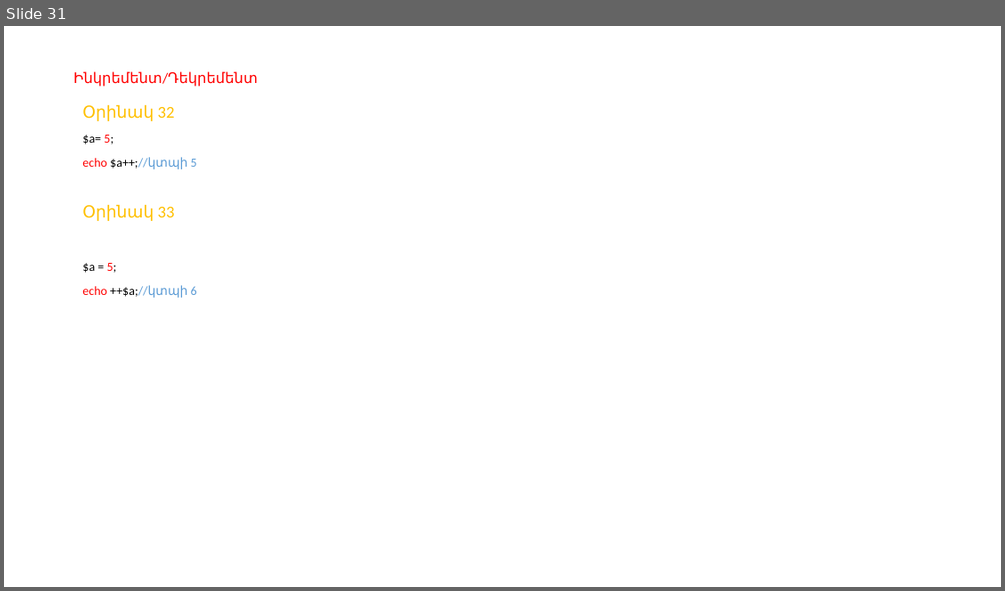
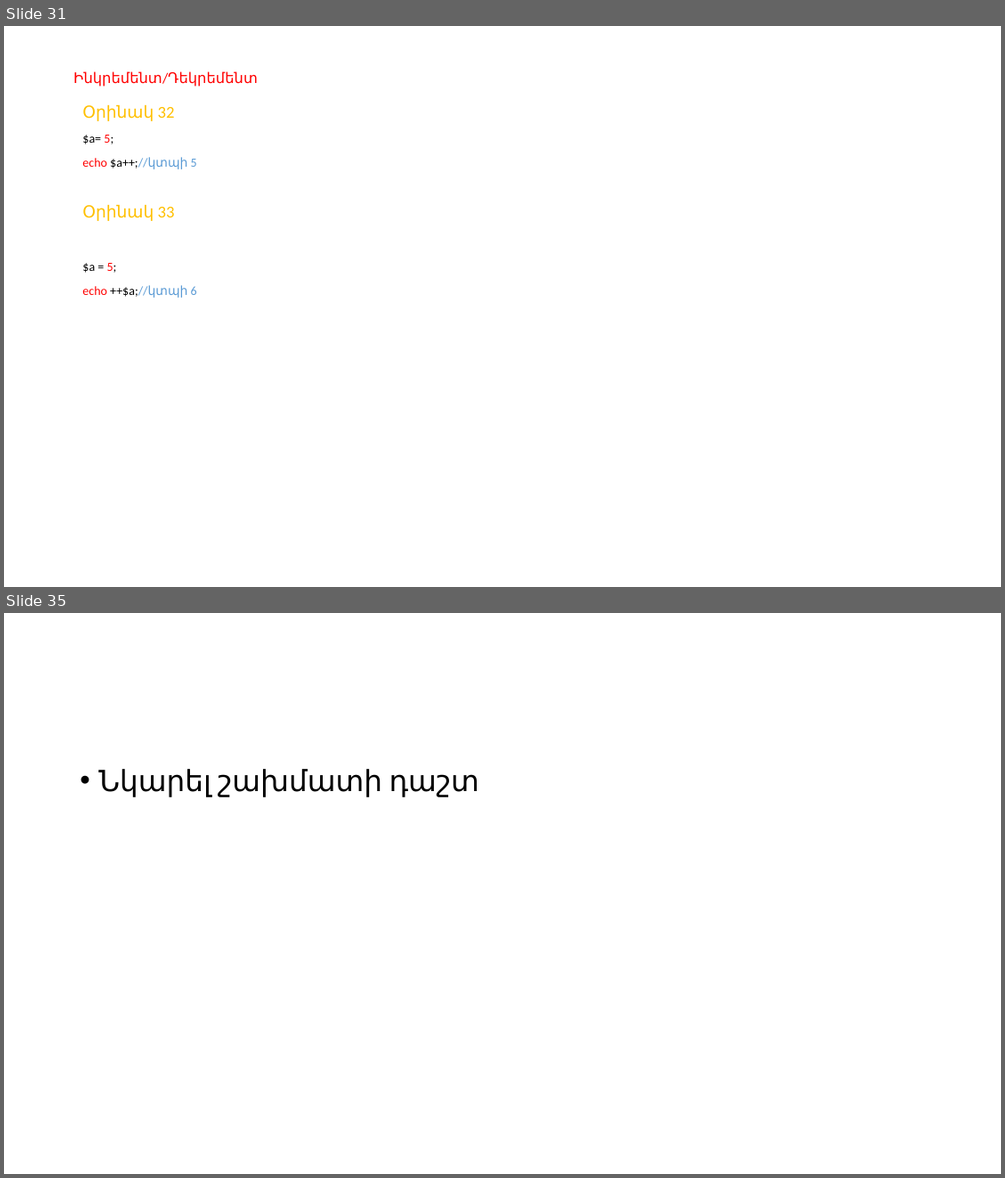
Before and after one commit to gevorgdarbinyan/Training, a slide deck: 5/Web ծրագրավորման դասընթաց - Դաս 5.pptx. Shown one above the other, each under a label of ours: slide 31 before the commit, slides 31 and 35 after it; the slides between them are not shown. The pictures are 1005x591 and 1005x1178 pixels, drawn with LibreOffice and Linux fonts; fonts in the diff are those of the drawing. Boxes give left, top, right and bottom in pixels: in the first picture for what was removed or moved away, otherwise in the second. Text is boxed around its words. In the diff, an @@ line names an element or a change of style, - is before the commit and + after.

```diff
--- a/5/Web ծրագրավորման դասընթաց - Դաս 5.pptx
+++ b/5/Web ծրագրավորման դասընթաց - Դաս 5.pptx
@@ slide 35 added at bbox=[4, 613, 1001, 1174], background #FFFFFF @@
@@ text added at bbox=[98, 769, 479, 797], 28 pt, text #000000 @@
+• Նկարել շախմատի դաշտ
```
Also in this commit, not shown: 13 slides changed, 2 other slides added, 5 other files.
